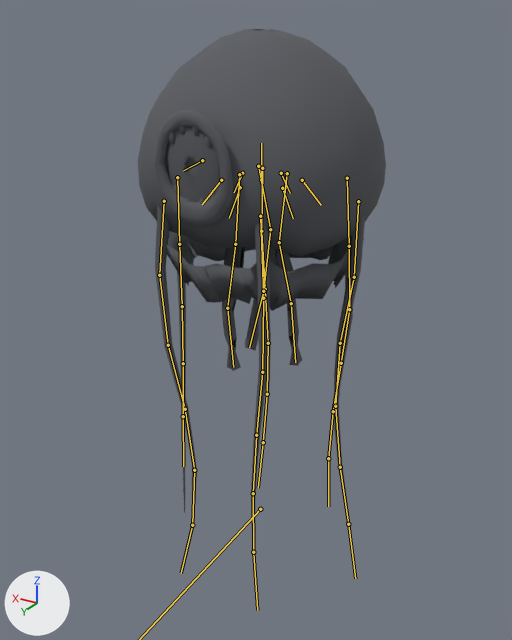
The glTF model content/art/models/choir.glb: old version first, new version second.
Both versions are drawn from a 50 mm camera at (-0.934, 1.586, 1.489) aimed at (0.004, 0.022, 0.707). Lighting does not change. The marker at lower left points along +X, +Y and +Z. The first picture is the older version. Both versions are drawn at frame 60 of the action 'drift'; the numbers are the values there. The bones that change, and the others that lie on the model, are drawn over the model as lines.

Names of what the first picture shows: 'bell', 'mouth', 'tendrils'.
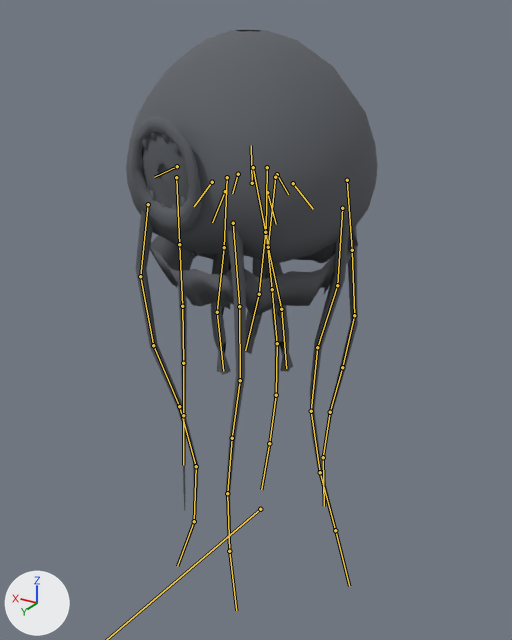
Boxes [x1, y1, x2, y2] around the edits, measured in the pictures (512 x 640 px):
'bell', posed: before [138, 29, 386, 311]; after [126, 30, 378, 317]
'tendrils', posed: before [155, 206, 365, 610]; after [136, 208, 358, 611]
'mouth', posed (10% narrower): before [153, 110, 233, 227]; after [130, 117, 202, 232]
bone 'tendril_1_1', root to tip: before (164, 201) to (159, 275); after (148, 204) to (140, 276)
bone 'tendril_1_2', root to tip: before (159, 275) to (168, 345); after (140, 276) to (153, 345)
bone 'tendril_1_3', root to tip: before (168, 345) to (185, 409); after (153, 345) to (179, 406)
bone 'tendril_1_4', root to tip: before (185, 409) to (194, 470); after (179, 406) to (196, 466)
bone 'tendril_1_5', root to tip: before (194, 470) to (192, 525); after (196, 466) to (194, 521)
bone 'tendril_1_6', root to tip: before (192, 525) to (181, 573); after (194, 521) to (177, 566)
bone 'tendril_2_1', root to tip: before (177, 177) to (179, 244); after (176, 177) to (179, 244)
bone 'tendril_3_1', root to tip: before (262, 168) to (261, 231); after (267, 167) to (266, 231)
bone 'tendril_3_2', root to tip: before (261, 231) to (265, 289); after (266, 231) to (272, 289)
bone 'tendril_3_4', root to tip: before (268, 343) to (267, 394); after (277, 343) to (276, 395)
bone 'tendril_3_5', root to tip: before (267, 394) to (263, 442); after (276, 395) to (269, 443)
bone 'tendril_4_1', root to tip: before (347, 178) to (349, 246); after (347, 180) to (352, 250)
bone 'tendril_4_2', root to tip: before (349, 246) to (349, 309); after (352, 250) to (354, 315)
bone 'tendril_4_3', root to tip: before (349, 309) to (341, 363); after (354, 315) to (342, 367)
bone 'tendril_4_4', root to tip: before (341, 363) to (333, 411); after (342, 367) to (330, 412)
bone 'tendril_4_5', root to tip: before (333, 411) to (328, 458); after (330, 412) to (323, 457)
bone 'tendril_4_6', root to tip: before (328, 458) to (328, 506); after (323, 457) to (324, 506)
bone 'tendril_5_1', root to tip: before (358, 201) to (354, 277); after (342, 208) to (337, 285)
bone 'tendril_5_2', root to tip: before (354, 277) to (340, 343); after (337, 285) to (317, 347)
bone 'tendril_5_3', root to tip: before (340, 343) to (335, 406); after (317, 347) to (311, 411)
bone 'tendril_5_4', root to tip: before (335, 406) to (340, 467); after (311, 411) to (320, 472)
bone 'tendril_5_5', root to tip: before (340, 467) to (348, 524); after (320, 472) to (335, 530)
bone 'tendril_6_1', root to tip: before (260, 216) to (263, 298); after (233, 223) to (239, 306)
bone 'tendril_6_2', root to tip: before (263, 298) to (262, 372); after (239, 306) to (240, 380)
bone 'tendril_6_3', root to tip: before (262, 372) to (256, 435); after (240, 380) to (232, 438)
bone 'tendril_6_4', root to tip: before (256, 435) to (253, 493); after (232, 438) to (227, 493)
bone 'tendril_6_5', root to tip: before (253, 493) to (253, 552); after (227, 493) to (229, 551)
bone 'tendril_6_6', root to tip: before (253, 552) to (257, 610); after (229, 551) to (236, 610)
bone 'curtain_1_1', root to tip: before (239, 174) to (235, 244); after (227, 177) to (224, 247)
bone 'curtain_2_1', root to tip: before (258, 166) to (270, 229); after (253, 167) to (265, 232)
bone 'curtain_3_1', root to tip: before (287, 173) to (279, 242); after (275, 177) to (268, 247)

What the commit changed:
Bone 'root' (bone_root) turns from (0, 0, 0) to (-2, 0, -8) degrees about its own x, y and z.
Bone 'tendril_1_1' (bone_tendril_1_1) turns from (4, 0, -8) to (9, -7, -12) degrees about its own x, y and z.
Bone 'tendril_1_2' (bone_tendril_1_2) turns from (-4, 1, 13) to (-6, 1, 21) degrees about its own x, y and z.
Bone 'tendril_1_3' (bone_tendril_1_3) turns from (-3, 0, 11) to (-5, 1, 17) degrees about its own x, y and z.
Bone 'tendril_1_4' (bone_tendril_1_4) turns from (2, 0, -8) to (3, 0, -10) degrees about its own x, y and z.
Bone 'tendril_1_5' (bone_tendril_1_5) turns from (4, 0, -12) to (6, 1, -20) degrees about its own x, y and z.
Bone 'tendril_1_6' (bone_tendril_1_6) turns from (3, 0, -11) to (5, 1, -18) degrees about its own x, y and z.
Bone 'tendril_2_1' (bone_tendril_2_1) turns from (0, 0, -1) to (2, -8, -1) degrees about its own x, y and z.
Bone 'tendril_2_3' (bone_tendril_2_3) turns from (0, 0, -2) to (0, 0, -3) degrees about its own x, y and z.
Bone 'tendril_3_1' (bone_tendril_3_1) turns from (-1, 0, -1) to (2, -8, -2) degrees about its own x, y and z.
Bone 'tendril_3_2' (bone_tendril_3_2) turns from (-4, 0, 4) to (-7, 0, 6) degrees about its own x, y and z.
Bone 'tendril_3_4' (bone_tendril_3_4) turns from (4, 0, -3) to (6, 0, -5) degrees about its own x, y and z.
Bone 'tendril_3_5' (bone_tendril_3_5) turns from (4, 0, -3) to (6, 0, -5) degrees about its own x, y and z.
Bone 'tendril_4_1' (bone_tendril_4_1) turns from (1, 0, 7) to (3, -8, 10) degrees about its own x, y and z.
Bone 'tendril_4_2' (bone_tendril_4_2) turns from (-1, 0, -2) to (-1, 0, -3) degrees about its own x, y and z.
Bone 'tendril_4_3' (bone_tendril_4_3) turns from (-6, -1, -15) to (-10, -2, -23) degrees about its own x, y and z.
Bone 'tendril_4_4' (bone_tendril_4_4) turns from (0, 0, -1) to (-1, 0, -3) degrees about its own x, y and z.
Bone 'tendril_4_5' (bone_tendril_4_5) turns from (2, 0, 5) to (3, 0, 8) degrees about its own x, y and z.
Bone 'tendril_4_6' (bone_tendril_4_6) turns from (4, 0, 9) to (6, -1, 14) degrees about its own x, y and z.
Bone 'tendril_5_1' (bone_tendril_5_1) turns from (0, 0, 0) to (2, -8, -2) degrees about its own x, y and z.
Bone 'tendril_5_2' (bone_tendril_5_2) turns from (0, 0, -11) to (0, 0, -18) degrees about its own x, y and z.
Bone 'tendril_5_3' (bone_tendril_5_3) turns from (0, 0, 10) to (0, 0, 15) degrees about its own x, y and z.
Bone 'tendril_5_4' (bone_tendril_5_4) turns from (0, 0, 11) to (0, 0, 18) degrees about its own x, y and z.
Bone 'tendril_5_5' (bone_tendril_5_5) turns from (0, 0, 5) to (0, 0, 9) degrees about its own x, y and z.
Bone 'tendril_6_1' (bone_tendril_6_1) turns from (4, 0, 5) to (6, -8, 8) degrees about its own x, y and z.
Bone 'tendril_6_2' (bone_tendril_6_2) turns from (-3, 0, -6) to (-5, 0, -9) degrees about its own x, y and z.
Bone 'tendril_6_3' (bone_tendril_6_3) turns from (-4, 0, -9) to (-7, -1, -14) degrees about its own x, y and z.
Bone 'tendril_6_4' (bone_tendril_6_4) turns from (2, 0, 3) to (2, 0, 5) degrees about its own x, y and z.
Bone 'tendril_6_5' (bone_tendril_6_5) turns from (4, 0, 7) to (6, 0, 11) degrees about its own x, y and z.
Bone 'tendril_6_6' (bone_tendril_6_6) turns from (3, 0, 7) to (6, 0, 11) degrees about its own x, y and z.
Bone 'curtain_1_1' (bone_curtain_1_1) turns from (3, 0, -4) to (6, -8, -4) degrees about its own x, y and z.
Bone 'curtain_2_1' (bone_curtain_2_1) turns from (-10, 1, 10) to (-9, -7, 10) degrees about its own x, y and z.
Bone 'curtain_3_1' (bone_curtain_3_1) turns from (6, 0, -5) to (9, -7, -5) degrees about its own x, y and z.
